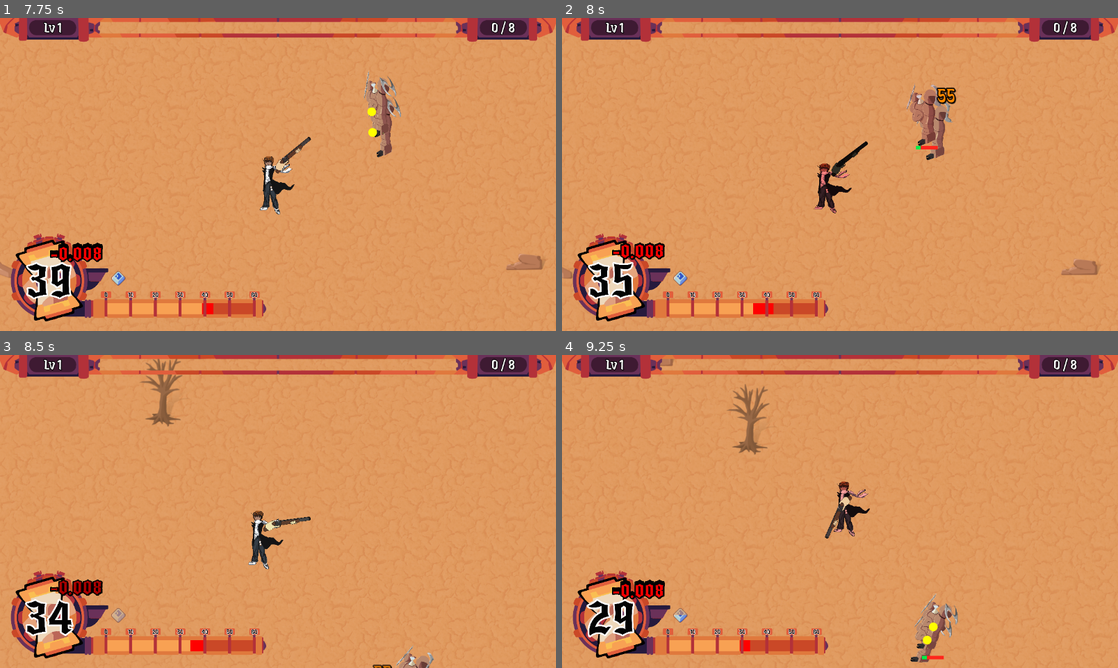
Above: before the commit, frames 1-4 (two rows, left to right).
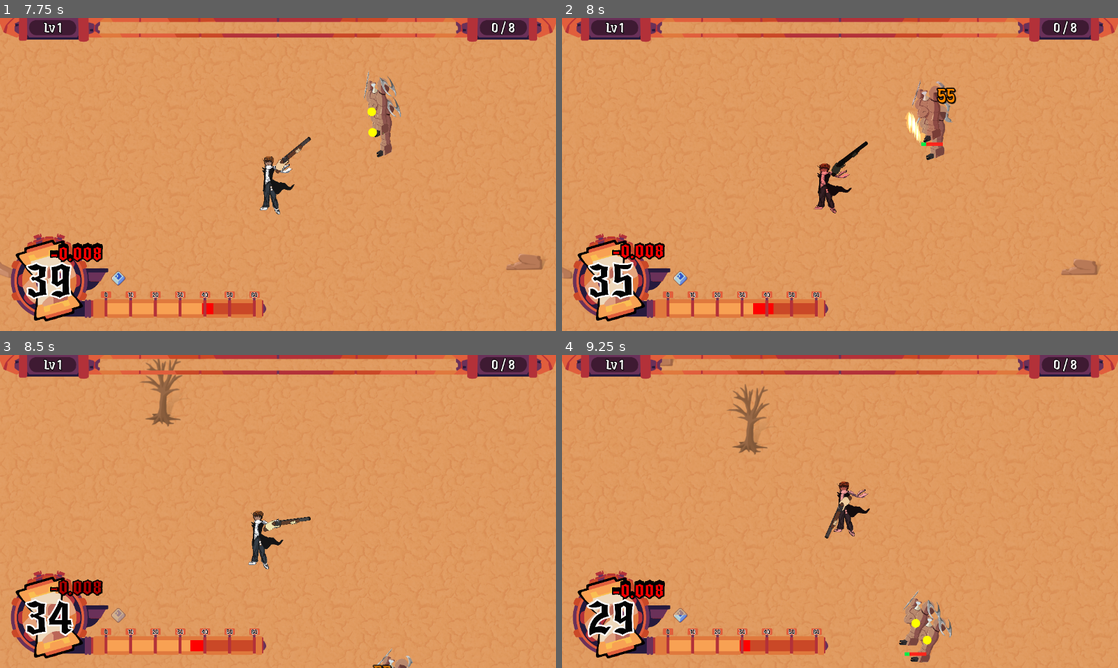
Above: after the commit, the same moments.

Repository: chiefpat450119/GMTK-2026
Game: Godot game, scene res://scenes/main.tscn
Two runs of this game, one before a commit and one after it. Both use one fixed random seed, a clock stepped at 60 frames per second and the inputs below.
Inputs (mouse positions are in pixels of both pictures, inside the frame that each line leads up to):
- Up to frame 1 (7.75 s): tap Enter at 0.5 s; move the mouse to (400, 158) at 0.52 s; hold D (Right) 0.53-1.25 s; tap Shift (Dash) at 0.6, 5.1 s; click (400, 158) at 0.67 s; drag from (166, 190) to (250, 237) at 1.27 s; click "Play" at 2 s; move the mouse to (333, 105) at 2.77 s; hold D (Right) 2.78-3.5 s; tap U at 2.85, 6.6 s; click "Rail Gun" at 3.5 s; drag from (250, 237) to (111, 127) at 4.27 s; move the mouse to (444, 221) at 5.02 s; hold A (Left) 5.03-5.75 s; drag from (111, 127) to (77, 64) at 5.77 s; move the mouse to (305, 174) at 6.52 s; hold S (Down) 6.53-7.25 s; click (305, 174) at 6.67 s; drag from (194, 96) to (378, 86) at 7.27 s
- Up to frame 2 (8 s): no input
- Up to frame 3 (8.5 s): move the mouse to (400, 495) at 8.02 s; hold W (Up) from 8.03 s (still down); tap Shift (Dash) at 8.1 s
- Up to frame 4 (9.25 s): release W (Up) at 8.75 s; drag from (728, 527) to (812, 574) at 8.77 s

Frame 1 is identical in both runs. In frame 2, 0.8% of the frame differs, in the area x 61-70%, y 19-42%; in frame 3, 0.3%; in frame 4, 1.0%, in the area x 47-72%, y 46-98%.

Commit message:
Add hit effect

Diff:
--- a/components/hit_feedback.gd
+++ b/components/hit_feedback.gd
@@ -1,4 +1,5 @@
-# Flash, squash, shake and knockback reaction for anything that owns a HealthComponent.
+# Flash, squash, shake, spray and knockback reaction for anything that owns a
+# HealthComponent.
 #
 # Drop as a child of an enemy; it finds the health component and the sprite on
 # that enemy on its own. Nothing has to call it — losing hp is the trigger, so
@@ -9,6 +10,10 @@
 # position and colour each ride their own tween, so a re-hit mid-reaction
 # restarts cleanly and an owner script grabbing one of those properties back
 # can't strand the others mid-flight.
+#
+# The shove and the particle spray share one direction and one strength, so which way
+# the body goes, which way the spray goes and how much of either there is all describe
+# the same hit rather than three loosely related things happening at once.
 
 class_name HitFeedback
 extends Node
@@ -20,15 +25,26 @@
 const SHAKE_DIST := 6.0  # Pixels of the first shake swing
 const SHAKE_SWINGS := 4  # Swings the shake decays over before settling
 const KNOCKBACK_TIME := 0.05  # Seconds for the shove to decay to a stop
-const KNOCKBACK_MAX_DAMAGE := 250.0  # Damage in one hit that earns the full shove
-const KNOCKBACK_MAX_SCALE := 1.3  # knockback_speed multiplier at that damage
+const KNOCKBACK_MAX_SCALE := 1.8  # knockback_speed multiplier a full-strength hit earns
+# Share of a body's own full hp that one hit has to take to earn the biggest reaction
+# there is. Measured against the body rather than against a fixed damage number,
+# because a fixed one is wrong twice over: 25 damage is half a scout and a scratch on
+# a tank, and a late-game gun clears any threshold picked for an early-game one, so
+# every hit ends up maxed and the reaction stops saying anything at all.
+const BIG_HIT_FRACTION := 0.22
+# Pixels back up the incoming hit to start the spray, so it comes off the struck side
+# of the body rather than out of its middle.
+const BURST_BACKSET := 24.0
 
 @export var health: HealthComponent  # Defaults to the health component on our parent
 @export var sprite: Node2D  # Defaults to the first sprite on our parent
+## Particles thrown off along the shove — hit_burst.tscn, or anything with a HitBurst
+## root. Leaving it unset opts a body out of the spray.
+@export var burst_scene: PackedScene
 # Opening speed of the shove, in px/s. Enemies walk at 400-550 and keep driving at
 # the player through the shove, so anything near their own speed cancels out and
 # reads as a stumble rather than a hit. 0 opts a body out of being moved at all.
-@export var knockback_speed := 700.0
+@export var knockback_speed := 900.0
 
 # Multiplier the last hit earned, 1.0 up to KNOCKBACK_MAX_SCALE. A chip hit shoving as
 # hard as a crit reads as the enemy having no weight, so damage picks the speed and the
@@ -122,36 +138,70 @@
 	flash_tween.tween_property(sprite, "modulate", base_modulate, RECOVER_TIME) \
 		.from(FLASH_COLOR)
 
-	_knock_back(dir, damage)
-
-
-# A short shove of the body itself, away from the player. The sprite shake sells the
-# impact but leaves the enemy standing exactly where it stood; moving the body is what
-# makes a hit feel like it landed on something with weight.
-#
-# Away-from-the-player rather than along the projectile: the player is the only thing
-# that deals damage, and taking the direction from them keeps this a self-contained
-# reaction that no damage source has to know about or call.
-#
-# How hard is straight off the damage of the hit, so a build that trades fire rate for
-# a heavy shot gets to see the weight of it. Ramps linearly and flattens at
-# KNOCKBACK_MAX_DAMAGE rather than running away with a late-game damage number.
-func _knock_back(fallback_dir: Vector2, damage: float) -> void:
+	# How hard the hit was, 0 for a chip and 1 for one taking BIG_HIT_FRACTION of the
+	# body's hp. The shove and the spray both ride it, so they always agree.
+	var bar := maxf(health.effective_max_hp * BIG_HIT_FRACTION, 1.0)
+	var strength := clampf(damage / bar, 0.0, 1.0)
+	var impact_dir := _impact_dir(dir)
+	_burst(impact_dir, strength)
+	_knock_back(impact_dir, strength)
+
+
+# Which way the hit drove the body: away from the player. They're the only thing that
+# deals damage, so taking the direction from them keeps this a self-contained reaction
+# that no damage source has to know about or call. Falls back to whatever the shake
+# picked when there's no player, or when the body is sitting dead-centre on them and
+# there's no direction left to take.
+func _impact_dir(fallback: Vector2) -> Vector2:
+	var player := Player.instance
+	if player == null:
+		return fallback
+
+	var away := sprite.global_position - player.global_position
+	if away.length() <= 0.01:
+		return fallback
+	return away.normalized()
+
+
+# A short shove of the body itself. The sprite shake sells the impact but leaves the
+# enemy standing exactly where it stood; moving the body is what makes a hit feel like
+# it landed on something with weight.
+#
+# How hard is straight off what the hit took out of the body, so a build that trades
+# fire rate for a heavy shot gets to see the weight of it, and the same shot moves a
+# scout further than it moves a tank.
+func _knock_back(dir: Vector2, strength: float) -> void:
 	if body == null or knockback_speed <= 0.0:
 		return
 
-	var t := clampf(damage / KNOCKBACK_MAX_DAMAGE, 0.0, 1.0)
-	knockback_scale = lerpf(1.0, KNOCKBACK_MAX_SCALE, t)
-
-	knockback_dir = fallback_dir  # Whatever the shake picked, if there's no player to shove away from
-	var player := Player.instance
-	if player != null:
-		var away := body.global_position - player.global_position
-		if away.length() > 0.01:  # Sitting dead-centre on the player leaves no direction to take
-			knockback_dir = away.normalized()
-
+	knockback_scale = lerpf(1.0, KNOCKBACK_MAX_SCALE, strength)
+	knockback_dir = dir
 	knockback.start()
 	set_physics_process(true)
+
+
+# The spray, fired along the same direction the shove goes. Parented beside the body
+# rather than under it — the same place DisintegrateOnDeath puts its corpse — so it
+# y-sorts into the world at the right depth, and a hit landed a moment before death
+# doesn't have its particles freed along with the body they came off.
+#
+# Bodies that opt out of the shove still get it: knockback_speed is about whether
+# something can be moved, and even an immovable enemy should spit when it's struck.
+func _burst(dir: Vector2, strength: float) -> void:
+	if burst_scene == null:
+		return
+
+	var host := get_parent().get_parent()
+	if host == null:
+		return
+
+	var burst := burst_scene.instantiate() as HitBurst
+	if burst == null:
+		push_error("HitFeedback on %s: burst_scene must have a HitBurst root" % get_parent().name)
+		return
+
+	burst.setup(sprite.global_position - dir * BURST_BACKSET, dir, strength)
+	host.add_child(burst)
 
 
 # Moved with move_and_collide rather than by writing velocity: the owner script drives
--- a/scenes/effects/disintegrate_effect.gd
+++ b/scenes/effects/disintegrate_effect.gd
@@ -63,6 +63,12 @@
 
 func _ready() -> void:
 	global_transform = _source_transform
+	# The tree entry that ran this _ready() already reset interpolation, and it did so
+	# against the transform the scene shipped with — identity, at the world origin. The
+	# line above is a teleport as far as interpolation is concerned, so without a second
+	# reset the corpse spends its first frame partway through a slide in from the origin
+	# at ten times its own size, which is most of the crumble at these durations.
+	reset_physics_interpolation()
 
 	var mat := _own_material()
 	if mat == null:
--- /dev/null
+++ b/scenes/effects/hit_burst.gd
@@ -0,0 +1,119 @@
+# The spray a hit throws off: a shock front punched out along the shove, with speed
+# streaks and debris riding it.
+#
+# Aimed rather than radial on purpose. A ring of particles says "something happened
+# here"; a cone says "something hit it, from over there, this hard" — the burst, the
+# knockback and the sprite shake all point the same way, so three parts of the
+# reaction agree on the story instead of each telling their own.
+#
+# What sells force over fizz is deceleration. Everything here leaves at a speed
+# nothing else in the game moves at and is dragged down inside a fifth of a second:
+# a particle drifting out at a constant speed reads as smoke, the same particle
+# slamming to a halt reads as something that was *thrown*. The drag is friction
+# rather than a flat pull, so it bites hardest on the first frames and never quite
+# reaches zero — a streak that stops dead has no velocity left to point itself along
+# and spins on the spot for the rest of its life.
+#
+# Standalone and parented *beside* whatever was hit, not under it, so a body that
+# dies a beat later doesn't take its own hit spray down with it. Frees itself once
+# every layer has burnt out.
+#
+# The layers are whatever children the scene has — GPUParticles2D fire, and a
+# Polygon2D is punched outward as the shock front — so a new layer can be added in
+# the editor without touching this script.
+
+class_name HitBurst
+extends Node2D
+
+## Seconds the shock front takes to punch out and vanish. Shorter than anything else
+## here: it's the frame of contact, and a wave still visible once the debris is in
+## flight reads as an explosion going off rather than a hit landing.
+const WAVE_TIME := 0.11
+
+## Overall size of the weakest hit's spray, as a multiplier on the scene's tuning.
+## Scaling the node scales how far particles are thrown as well as how big they are,
+## so the whole burst grows as one instead of just getting denser.
+@export var scale_min := 0.95
+## ...and of the hardest hit's. Kept within about half again as much: a burst that
+## doubles reads as a different effect firing, not as the same hit landing harder.
+@export var scale_max := 1.35
+## Fraction of each emitter's particle count a chip hit is worth. The rest of the
+## count is earned by damage, so weak hits spit and heavy ones erupt.
+@export var amount_min := 0.6
+## What the shock front grows to, against the scale it sits at in the scene. Stretched
+## far harder along the hit than across it — an evenly growing ring is a shockwave from
+## an explosion, and only the lopsided one reads as a blow from a direction.
+@export var wave_growth := Vector2(5.0, 1.4)
+
+# Where the hit landed, in world space. Applied in _ready() rather than at setup time,
+# because a global position means nothing until we're actually in the tree.
+var _origin := Vector2.ZERO
+var _dir := Vector2.RIGHT
+var _strength := 0.0
+var _live := 0
+
+
+## Where the hit landed, which way it drove, and how hard — `strength` is 0 for the
+## weakest hit and 1 for the hardest. Call before adding the burst to the tree; the
+## layers fire on the frame they enter it.
+func setup(origin: Vector2, direction: Vector2, strength: float) -> void:
+	_origin = origin
+	if direction.length() > 0.01:
+		_dir = direction.normalized()
+	_strength = clampf(strength, 0.0, 1.0)
+
+
+func _ready() -> void:
+	global_position = _origin
+	# Every layer in the scene points down its own +X, so aiming the whole burst is one
+	# rotation here rather than a direction each of them has to be told about.
+	rotation = _dir.angle()
+	scale = Vector2.ONE * lerpf(scale_min, scale_max, _strength)
+
+	# Physics interpolation is on, so without this the burst spends its first frame
+	# streaking in from wherever it was spawned to where it belongs.
+	reset_physics_interpolation()
+
+	for child in get_children():
+		if child is GPUParticles2D:
+			_fire(child)
+		elif child is Polygon2D:
+			_punch(child)
+
+	if _live == 0:
+		queue_free()  # Nothing to wait on, and an empty burst would sit here forever.
+
+
+func _fire(emitter: GPUParticles2D) -> void:
+	_live += 1
+	# Freeing is driven off `finished`, which a looping emitter never reaches — so the
+	# one-shot this counts on is enforced here rather than trusted to the scene.
+	emitter.one_shot = true
+	emitter.amount_ratio = lerpf(amount_min, 1.0, _strength)
+	emitter.finished.connect(_on_layer_finished)
+	emitter.emitting = true
+
+
+# The shock front: the flat, bright shape that owns the frame the hit lands on. It's
+# already at full brightness on that frame and only ever shrinks in opacity from there
+# — a wave that fades *in* spends its first frames looking like nothing happened.
+func _punch(wave: Polygon2D) -> void:
+	_live += 1
+	var from: Vector2 = wave.scale
+
+	var tween := create_tween().set_parallel()
+	tween.tween_property(wave, "scale", from * wave_growth, WAVE_TIME) \
+		.set_trans(Tween.TRANS_EXPO).set_ease(Tween.EASE_OUT)
+	# Holds solid while it's opening and then goes at the end, so the front is read as
+	# a shape being thrown rather than a glow dimming in place.
+	tween.tween_property(wave, "modulate:a", 0.0, WAVE_TIME) \
+		.set_trans(Tween.TRANS_QUINT).set_ease(Tween.EASE_IN)
+	tween.chain().tween_callback(_on_layer_finished)
+
+
+# Layers have their own lifetimes, so the last one to die decides when the burst is
+# over — freeing on the first would cut the slower layer's tail off mid-air.
+func _on_layer_finished() -> void:
+	_live -= 1
+	if _live <= 0:
+		queue_free()
--- /dev/null
+++ b/scenes/effects/hit_burst.tscn
@@ -0,0 +1,109 @@
+[gd_scene format=3 uid="uid://chitburst0001"]
+
+[ext_resource type="Script" path="res://scenes/effects/hit_burst.gd" id="1_burst"]
+[ext_resource type="Texture2D" path="res://assets/streak.png" id="2_streak"]
+[ext_resource type="Texture2D" uid="uid://o7lp6gj5jdn1" path="res://assets/square.png" id="3_chip"]
+
+[sub_resource type="CanvasItemMaterial" id="CanvasItemMaterial_hot"]
+blend_mode = 1
+
+[sub_resource type="Gradient" id="Gradient_streak"]
+offsets = PackedFloat32Array(0, 0.55, 1)
+colors = PackedColorArray(1, 0.99, 0.94, 1, 1, 0.83, 0.45, 1, 1, 0.36, 0.2, 0)
+
+[sub_resource type="GradientTexture1D" id="GradientTexture1D_streak"]
+gradient = SubResource("Gradient_streak")
+
+[sub_resource type="Curve" id="Curve_streak"]
+_data = [Vector2(0, 1), 0.0, 0.0, 0, 0, Vector2(0.55, 0.7), 0.0, 0.0, 0, 0, Vector2(1, 0.1), 0.0, 0.0, 0, 0]
+point_count = 3
+
+[sub_resource type="CurveTexture" id="CurveTexture_streak"]
+curve = SubResource("Curve_streak")
+
+[sub_resource type="ParticleProcessMaterial" id="ParticleProcessMaterial_streak"]
+particle_flag_align_y = true
+particle_flag_disable_z = true
+emission_shape = 3
+emission_box_extents = Vector3(3, 18, 0)
+direction = Vector3(1, 0, 0)
+spread = 17.0
+initial_velocity_min = 700.0
+initial_velocity_max = 1200.0
+gravity = Vector3(0, 0, 0)
+particle_flag_damping_as_friction = true
+damping_min = 10.0
+damping_max = 16.0
+scale_min = 0.28
+scale_max = 0.55
+scale_curve = SubResource("CurveTexture_streak")
+color_ramp = SubResource("GradientTexture1D_streak")
+
+[sub_resource type="Gradient" id="Gradient_chip"]
+offsets = PackedFloat32Array(0, 0.4, 1)
+colors = PackedColorArray(1, 0.94, 0.8, 1, 1, 0.72, 0.36, 1, 0.85, 0.4, 0.22, 0)
+
+[sub_resource type="GradientTexture1D" id="GradientTexture1D_chip"]
+gradient = SubResource("Gradient_chip")
+
+[sub_resource type="Curve" id="Curve_chip"]
+_data = [Vector2(0, 1), 0.0, 0.0, 0, 0, Vector2(1, 0.25), 0.0, 0.0, 0, 0]
+point_count = 2
+
+[sub_resource type="CurveTexture" id="CurveTexture_chip"]
+curve = SubResource("Curve_chip")
+
+[sub_resource type="ParticleProcessMaterial" id="ParticleProcessMaterial_chip"]
+particle_flag_disable_z = true
+emission_shape = 3
+emission_box_extents = Vector3(5, 22, 0)
+direction = Vector3(1, 0, 0)
+spread = 38.0
+initial_velocity_min = 320.0
+initial_velocity_max = 780.0
+angular_velocity_min = -900.0
+angular_velocity_max = 900.0
+gravity = Vector3(0, 0, 0)
+particle_flag_damping_as_friction = true
+damping_min = 9.0
+damping_max = 15.0
+angle_min = -180.0
+angle_max = 180.0
+scale_min = 0.014
+scale_max = 0.05
+scale_curve = SubResource("CurveTexture_chip")
+color_ramp = SubResource("GradientTexture1D_chip")
+
+[node name="HitBurst" type="Node2D"]
+script = ExtResource("1_burst")
+
+[node name="Shockwave" type="Polygon2D" parent="."]
+material = SubResource("CanvasItemMaterial_hot")
+scale = Vector2(0.45, 0.85)
+color = Color(1, 0.93, 0.76, 0.8)
+polygon = PackedVector2Array(15.96, -30.02, 25.53, -22.45, 31.81, -12, 34, 0, 31.81, 12, 25.53, 22.45, 15.96, 30.02, 6.1, 11.48, 9.76, 8.59, 12.16, 4.59, 13, 0, 12.16, -4.59, 9.76, -8.59, 6.1, -11.48)
+
+[node name="Chips" type="GPUParticles2D" parent="."]
+emitting = false
+amount = 16
+texture = ExtResource("3_chip")
+lifetime = 0.32
+one_shot = true
+explosiveness = 1.0
+lifetime_randomness = 0.4
+fixed_fps = 60
+visibility_rect = Rect2(-220, -220, 440, 440)
+process_material = SubResource("ParticleProcessMaterial_chip")
+
+[node name="Streaks" type="GPUParticles2D" parent="."]
+material = SubResource("CanvasItemMaterial_hot")
+emitting = false
+amount = 13
+texture = ExtResource("2_streak")
+lifetime = 0.2
+one_shot = true
+explosiveness = 1.0
+lifetime_randomness = 0.3
+fixed_fps = 60
+visibility_rect = Rect2(-220, -220, 440, 440)
+process_material = SubResource("ParticleProcessMaterial_streak")
--- a/scenes/entities/enemies/bash_enemy/bash_enemy.tscn
+++ b/scenes/entities/enemies/bash_enemy/bash_enemy.tscn
@@ -9,6 +9,7 @@
 [ext_resource type="Texture2D" uid="uid://ww31rjdgldar" path="res://assets/enemies/bash/Melee charge enemy Run 3.png" id="8_s80sc"]
 [ext_resource type="Texture2D" uid="uid://vduxvuwbrjn7" path="res://assets/enemies/bash/Melee charge enemy Run 4.png" id="9_180ps"]
 [ext_resource type="Script" uid="uid://sqe3naukul5d" path="res://components/hit_feedback.gd" id="9_lfiob"]
+[ext_resource type="PackedScene" uid="uid://chitburst0001" path="res://scenes/effects/hit_burst.tscn" id="10_burst"]
 
 [sub_resource type="RectangleShape2D" id="RectangleShape2D_body"]
 size = Vector2(185, 86)
@@ -87,3 +88,4 @@
 script = ExtResource("9_lfiob")
 health = NodePath("../HealthComponent")
 sprite = NodePath("../AnimatedSprite2D")
+burst_scene = ExtResource("10_burst")
--- a/scenes/entities/enemies/melee_enemy/melee_enemy.tscn
+++ b/scenes/entities/enemies/melee_enemy/melee_enemy.tscn
@@ -5,6 +5,7 @@
 [ext_resource type="Resource" uid="uid://bdp8bm8s3w1uh" path="res://resources/stats/global_enemy_stats/global_enemy_sand_amt.tres" id="3_yy0l1"]
 [ext_resource type="Texture2D" uid="uid://bvrxrup6avivh" path="res://assets/enemies/melee/fastenemy1.png" id="4_yy0l1"]
 [ext_resource type="Script" uid="uid://sqe3naukul5d" path="res://components/hit_feedback.gd" id="5_xb2f6"]
+[ext_resource type="PackedScene" uid="uid://chitburst0001" path="res://scenes/effects/hit_burst.tscn" id="6_burst"]
 
 [sub_resource type="RectangleShape2D" id="RectangleShape2D_hitbx"]
 size = Vector2(90.5, 88)
@@ -39,12 +40,14 @@
 position = Vector2(1, -1)
 shape = SubResource("RectangleShape2D_hitbx")
 
-[node name="HealthComponent" parent="." index="3" unique_id=2054313803]
+[node name="HealthComponent" parent="." index="4" unique_id=2054313803]
 base_hp = 100.0
 
-[node name="HitFeedback" type="Node" parent="." index="5" unique_id=869397989 node_paths=PackedStringArray("health")]
+[node name="HitFeedback" type="Node" parent="." index="5" unique_id=869397989 node_paths=PackedStringArray("health", "sprite")]
 script = ExtResource("5_xb2f6")
 health = NodePath("../HealthComponent")
+sprite = NodePath("../Sprite2D")
+burst_scene = ExtResource("6_burst")
 metadata/_custom_type_script = "uid://sqe3naukul5d"
 
 [node name="Sprite2D" type="Sprite2D" parent="." index="6" unique_id=1746956516]
--- a/scenes/entities/enemies/shooter_enemy/shooter_enemy.tscn
+++ b/scenes/entities/enemies/shooter_enemy/shooter_enemy.tscn
@@ -8,6 +8,7 @@
 [ext_resource type="Texture2D" uid="uid://dihod7u5gory0" path="res://assets/enemies/range/Ranged enemy idle1.png" id="6_7g5fx"]
 [ext_resource type="Texture2D" uid="uid://deacj6dv6aeoi" path="res://assets/enemies/range/Ranged enemy idle2.png" id="7_do2mk"]
 [ext_resource type="Script" uid="uid://sqe3naukul5d" path="res://components/hit_feedback.gd" id="8_do2mk"]
+[ext_resource type="PackedScene" uid="uid://chitburst0001" path="res://scenes/effects/hit_burst.tscn" id="9_burst"]
 
 [sub_resource type="RectangleShape2D" id="RectangleShape2D_i4fwd"]
 size = Vector2(59, 126.5)
@@ -73,3 +74,4 @@
 script = ExtResource("8_do2mk")
 health = NodePath("../HealthComponent")
 sprite = NodePath("../AnimatedSprite2D")
+burst_scene = ExtResource("9_burst")
--- a/scenes/entities/enemies/tank_enemy/tank_enemy.tscn
+++ b/scenes/entities/enemies/tank_enemy/tank_enemy.tscn
@@ -5,6 +5,7 @@
 [ext_resource type="Resource" uid="uid://bdp8bm8s3w1uh" path="res://resources/stats/global_enemy_stats/global_enemy_sand_amt.tres" id="3_lqypu"]
 [ext_resource type="Script" uid="uid://sqe3naukul5d" path="res://components/hit_feedback.gd" id="5_6bc1s"]
 [ext_resource type="Texture2D" uid="uid://bhotpk56w2vps" path="res://assets/enemies/tank/tank 1.png" id="5_gdray"]
+[ext_resource type="PackedScene" uid="uid://chitburst0001" path="res://scenes/effects/hit_burst.tscn" id="6_burst"]
 
 [sub_resource type="RectangleShape2D" id="RectangleShape2D_body"]
 size = Vector2(107.75, 167.25)
@@ -58,6 +59,7 @@
 [node name="HitFeedback" type="Node" parent="." index="5" unique_id=910637902 node_paths=PackedStringArray("health")]
 script = ExtResource("5_6bc1s")
 health = NodePath("../HealthComponent")
+burst_scene = ExtResource("6_burst")
 metadata/_custom_type_script = "uid://sqe3naukul5d"
 
 [node name="Sprite2D" type="Sprite2D" parent="." index="6" unique_id=1856550773]
Binary file added: assets/streak.png
Not shown, added: assets/streak.png.import
Not shown, added: scenes/effects/hit_burst.gd.uid
